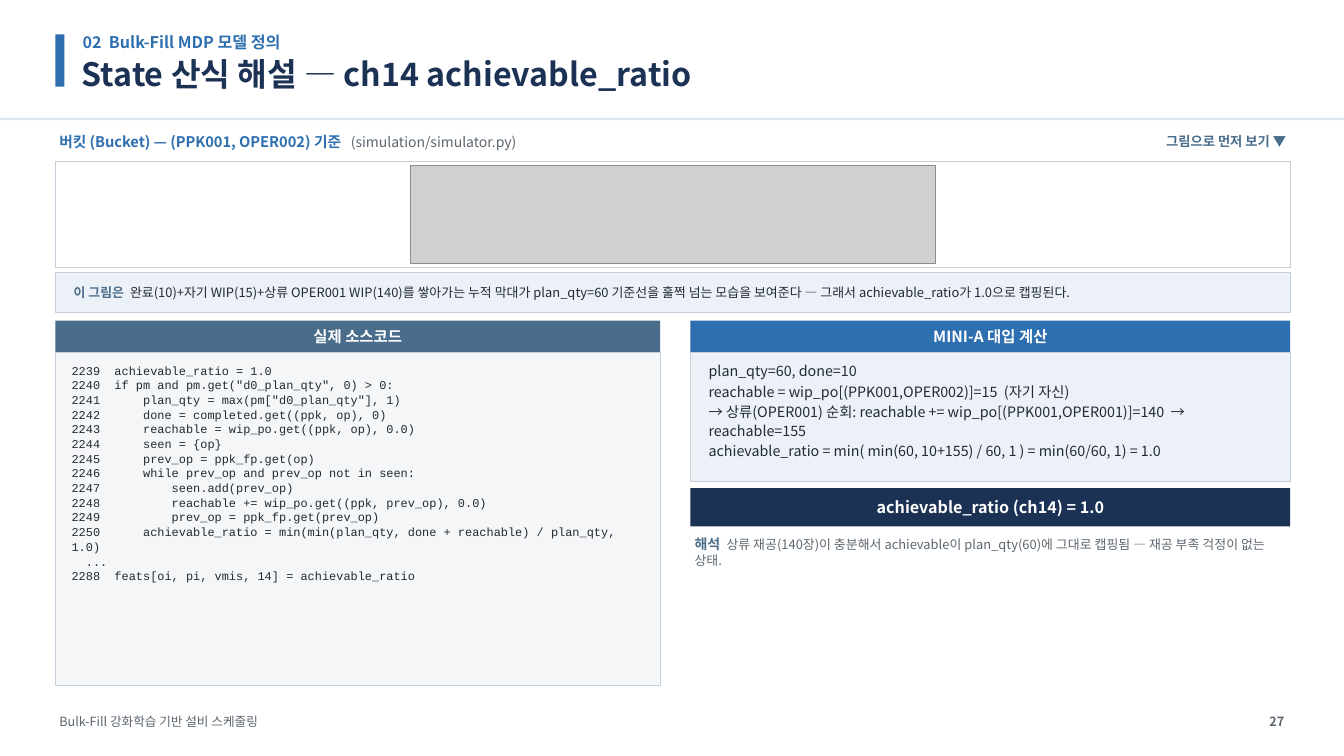
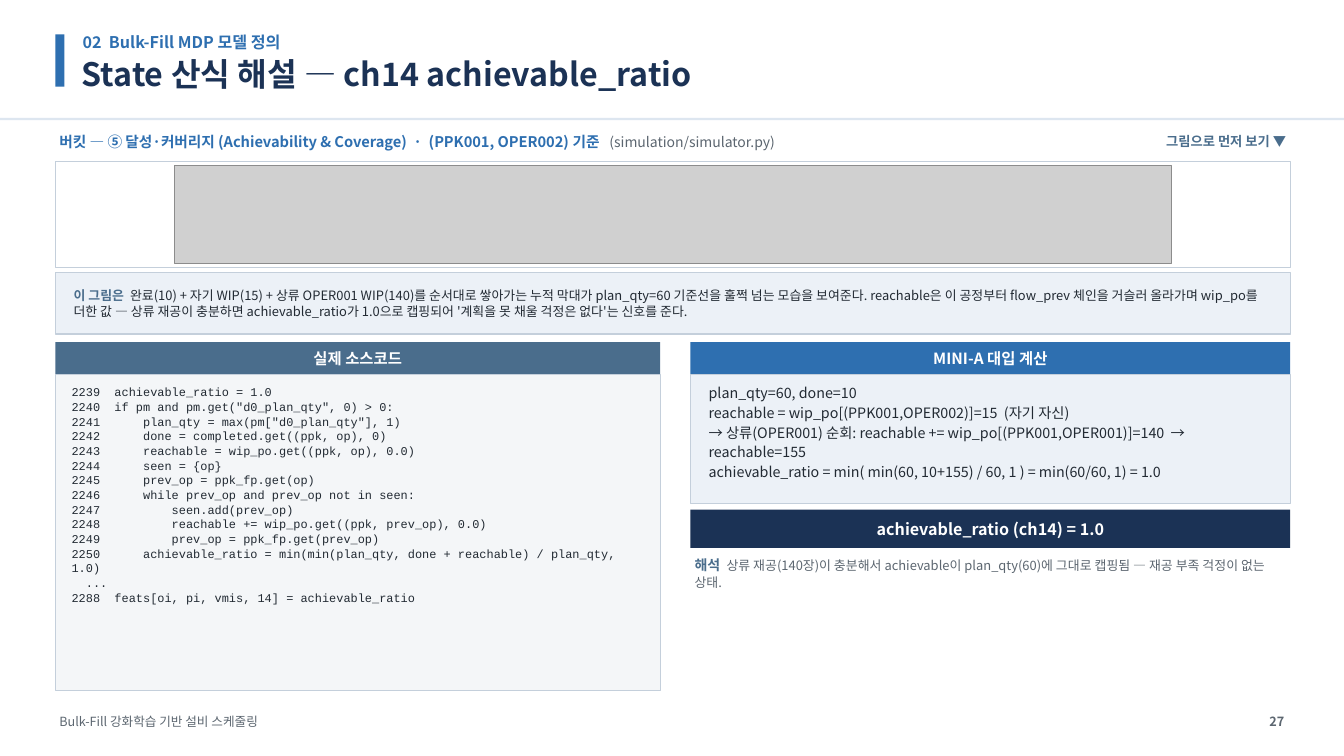
Before and after one commit to relighting123/pjt_scheduling, a slide deck: slide 27 of docs/BulkFill_스케줄링_발표자료.pptx. Drawn at 1344x756 pixels with LibreOffice and Linux fonts; fonts in the diff are those of the drawing; grey boxes stand for pictures. Boxes give left, top, right and bottom in pixels: in the first picture for what was removed or moved away, otherwise in the second. Text is boxed around its words. In the diff, an @@ line names an element or a change of style, - is before the commit and + after.

```diff
--- a/docs/BulkFill_스케줄링_발표자료.pptx
+++ b/docs/BulkFill_스케줄링_발표자료.pptx
@@ text at <box>59,134,774,151</box>: text changed @@
-버킷 (Bucket) — (PPK001, OPER002) 기준 (simulation/simulator.py)
+버킷 — ⑤ 달성·커버리지 (Achievability & Coverage) · (PPK001, OPER002) 기준 (simulation/simulator.py)
@@ picture: place and size @@
-picture at <box>410,165,935,263</box>
+picture at <box>174,165,1172,263</box>
@@ rectangle: place and size @@
-rectangle at <box>55,272,1291,313</box>
+rectangle at <box>55,272,1291,334</box>
@@ text at <box>74,289,1258,318</box>: text changed @@
-이 그림은 완료(10)+자기 WIP(15)+상류 OPER001 WIP(140)를 쌓아가는 누적 막대가 plan_qty=60 기준선을 훌쩍 넘는 모습을 보여준다 — 그래서 achievable_ratio가 1.0으로 캡핑된다.
+이 그림은 완료(10) + 자기 WIP(15) + 상류 OPER001 WIP(140)를 순서대로 쌓아가는 누적 막대가 plan_qty=60 기준선을 훌쩍 넘는 모습을 보여준다. reachable은 이 공정부터 flow_prev 체인을 거슬러 올라가며 wip_po를 더한 값 — 상류 재공이 충분하면 achievable_ratio가 1.0으로 캡핑되어 '계획을 못 채울 걱정은 없다'는 신호를 준다.
@@ rectangle: place and size @@
-rectangle at <box>55,353,660,686</box>
+rectangle at <box>55,374,660,691</box>
@@ text "2239 achievable_ratio = 1.0": place and size @@
-text "2239 achievable_ratio = 1.0" at <box>72,366,615,583</box>
+text "2239 achievable_ratio = 1.0" at <box>72,388,615,605</box>
@@ 4 texts, 4 rectangles: place and size @@
-4 texts, 4 rectangles at <box>55,321,1291,526</box>
+4 texts, 4 rectangles at <box>55,342,1291,548</box>
@@ text "해석 상류 재공(140장)이 충분해서 achievable이 ...": place and size @@
-text "해석 상류 재공(140장)이 충분해서 achievable이 ..." at <box>695,537,1265,566</box>
+text "해석 상류 재공(140장)이 충분해서 achievable이 ..." at <box>695,558,1265,588</box>
```
Also in this commit, not shown: 17 other slides changed, 19 other files.
